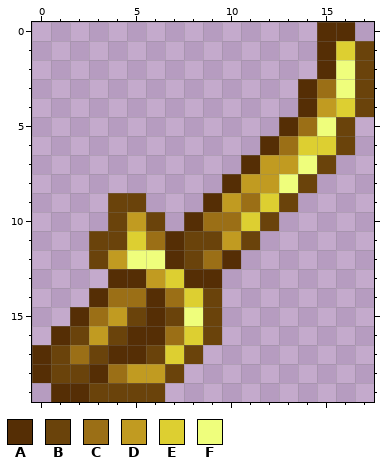
A pixel-art sprite gets an edit: Items/Weapons/Color1/SaffronSaber.png. The picture above was drawn from the file before the commit.
The file is 36x40 pixels, drawn in blocks of 2x2; one block is one cell here.
Palette (. is transparent): A #552e05  B #6a430b  C #9b6f16  D #c19b21  E #ddcf31  F #effe7c
Pixels before, first column x 0:
 0 ...............AA.
 1 ...............AEB
 2 ...............AFB
 3 ..............ACFB
 4 ..............ADEB
 5 .............ACFB.
 6 ............ACEEB.
 7 ...........ADDFB..
 8 ..........ADDFB...
 9 ....BB...ADCEB....
10 ....BDB.ACCEB.....
11 ...BBECABBDB......
12 ...BDFFABCA.......
13 ....AADEAA........
14 ...ACCACEB........
15 ..ACDBABFB........
16 .ABDBAACEB........
17 ABCBAABEB.........
18 ABBACDDB..........
19 .AABBBB...........
The same view after the edit:
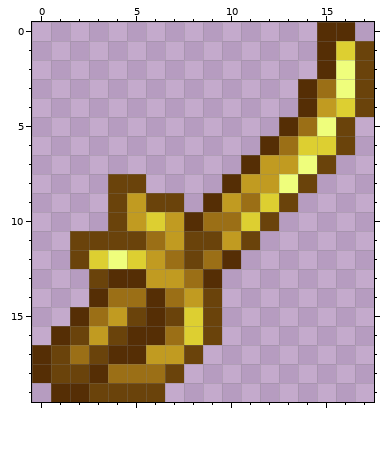
Diff:
y 8: x 4..5 .. -> BB
y 9: x 5..7 B.. -> DBB
y 10: x 6..7 B. -> ED
y 11: x 2 . -> B; x 5 E -> B; x 7 A -> D
y 12: x 2..7 .BDFFA -> BEFEDC
y 13: x 3 . -> B; x 7..8 EA -> DC
y 14: x 8 E -> D
y 15: x 8 F -> E
y 17: x 6..7 BE -> DD
y 18: x 5..6 DD -> CC
